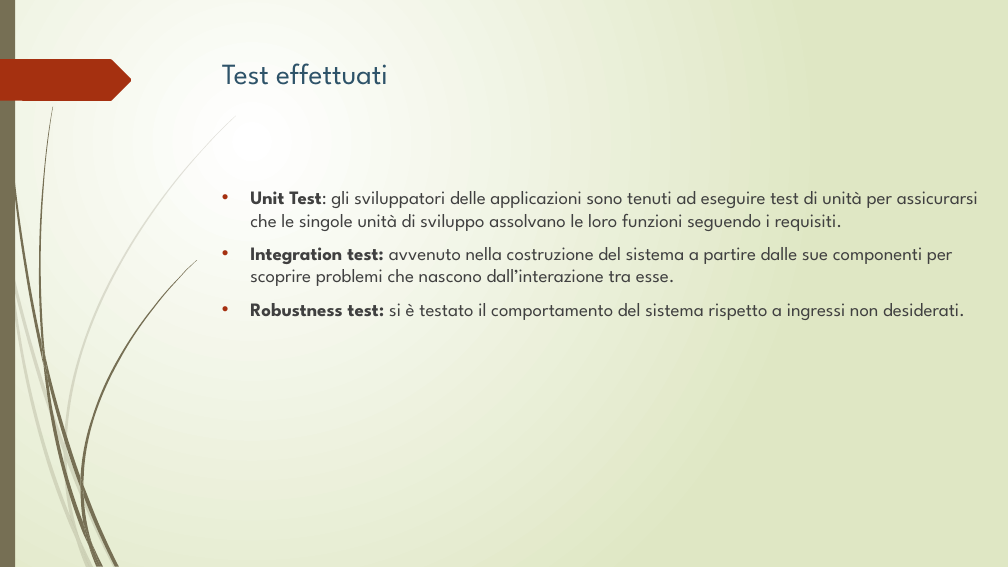
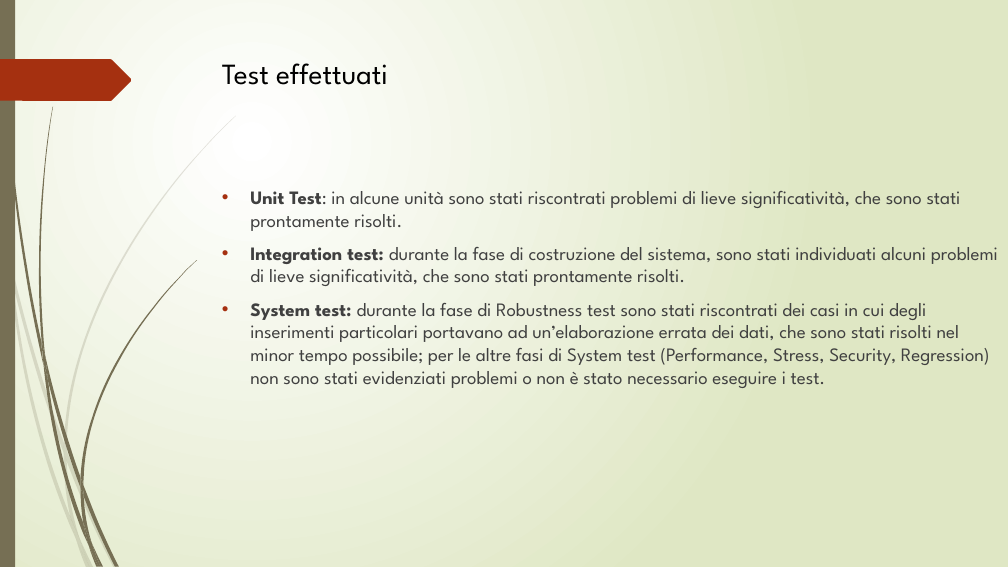
Before and after one commit to lpleo/Ingegneria_Software_2014, a slide deck: slide 71 of Slide/slide_FINALI.pptx (slide 70 before the commit). Drawn at 1008x567 pixels with LibreOffice and Linux fonts; fonts in the diff are those of the drawing. Boxes give left, top, right and bottom in pixels: in the first picture for what was removed or moved away, otherwise in the second. Text is boxed around its words. In the diff, an @@ line names an element or a change of style, - is before the commit and + after.

```diff
--- a/Slide/slide_FINALI.pptx
+++ b/Slide/slide_FINALI.pptx
@@ title "Test effettuati" at (222, 63, 388, 85): text colour #2E5369 to #000000 @@
@@ text at (250, 191, 998, 388): text changed @@
-• Unit Test: gli sviluppatori delle applicazioni sono tenuti ad eseguire test di unità per assicurarsi che le singole unità di sviluppo assolvano le loro funzioni seguendo i requisiti.
-• Integration test: avvenuto nella costruzione del sistema a partire dalle sue componenti per scoprire problemi che nascono dall’interazione tra esse.
-• Robustness test: si è testato il comportamento del sistema rispetto a ingressi non desiderati.
+• Unit Test: in alcune unità sono stati riscontrati problemi di lieve significatività, che sono stati prontamente risolti.
+• Integration test: durante la fase di costruzione del sistema, sono stati individuati alcuni problemi di lieve significatività, che sono stati prontamente risolti.
+• System test: durante la fase di Robustness test sono stati riscontrati dei casi in cui degli inserimenti particolari portavano ad un’elaborazione errata dei dati, che sono stati risolti nel minor tempo possibile; per le altre fasi di System test (Performance, Stress, Security, Regression) non sono stati evidenziati problemi o non è stato necessario eseguire i test.
```
Also in this commit, not shown: 6 other slides changed, 1 slide added, 1 other file.
